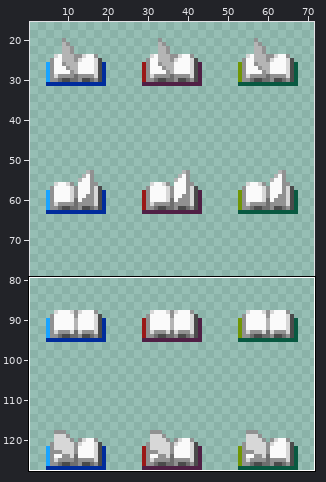
Two states of a sprite sheet, prj/assets/image/obj/books.png. The first picture is a wide view before the edit; the outline marks the close-up.
Close-up. Before the edit:
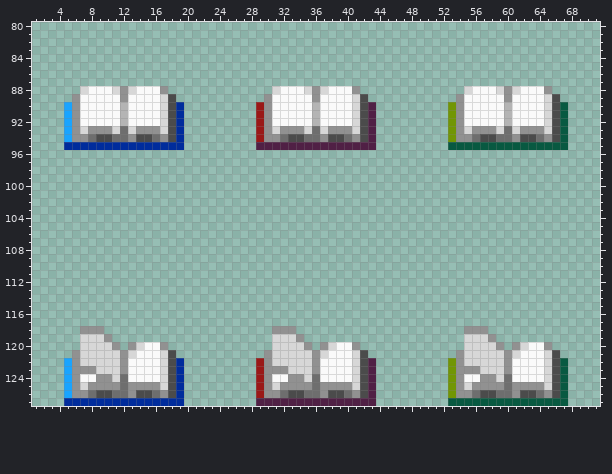
The file is 72x128 pixels. Shown: x 1..71, y 80..127. The wide view leaves out empty margins. The commit also changed other parts of the picture, which this record leaves out.
The same view after the edit:
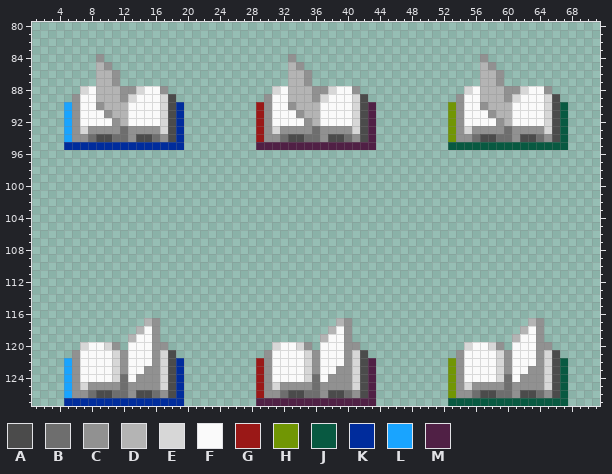
Palette (. is transparent): A #4b4b4b  B #6e6e6e  C #919191  D #b4b4b4  E #d7d7d7  F #fafafa  G #9a1817  H #719604  J #085941  K #002c9c  L #19a4ff  M #502045
Change:
Changed rows in their new state; - is an unchanged pixel.
first column x 9:
 84 C-----------------------C-----------------------C-----
 85 DC----------------------DC----------------------DC----
 86 DDC---------------------DDC---------------------DDC---
 87 DDC---------------------DDC---------------------DDC---
 88 DDD-CE------------------DDD-CE------------------DDD-CE
 89 DDD-E-------------------DDD-E-------------------DDD-E-
 90 CDD---------------------CDD---------------------CDD---
 91 -CD----------------------CD----------------------CD---
 92 --C-----------------------C-----------------------C---
 93 --C-C---------------------C-C---------------------C-C-
first column x 7:
117 --------DC----------------------DC----------------------DC
118 ...----DFC--------------...----DFC--------------...----DFC
119 ....--DFFC--------------....--DFFC--------------....--DFFC
120 -FF---FF-C---------------FF---FF-C---------------FF---FF-C
121 FFFF--F--C--------------FFFF--F--C--------------FFFF--F--C
122 FFFF-----C--------------FFFF-----C--------------FFFF-----C
123 FFFF----CC--------------FFFF----CC--------------FFFF----CC
124 --FF---CCC----------------FF---CCC----------------FF---CCC
